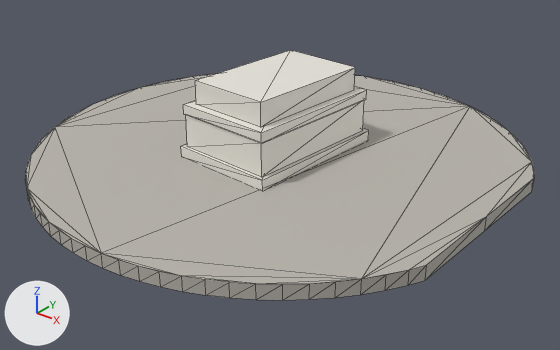
One commit to the glTF model public/landmarks/lincoln-memorial_lod1.glb: the scene before it, then after it.
The view is the same before and after, from a camera (50 mm lens) standing at (-533.8, 1415.3, 139.9) and looking at (-706.7, 1631.5, 5.9). Arrows for +X, +Y and +Z are at lower left; the lights stay in place. The first picture is the older version. Mesh edges are drawn as thin lines.

Objects in the first picture: 'lincoln-memorial_lod1_granite', 'lincoln-memorial_lod1_marble'.
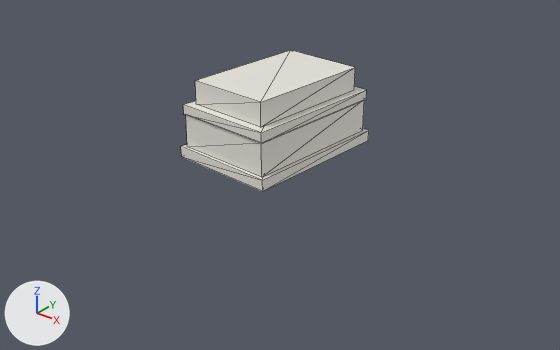
Boxes (x1, y1, x2, y2) around the edits, measured in the pictures (560 x 350 px):
'lincoln-memorial_lod1_granite', deleted
    before: (25, 74, 535, 300)

The change in detail:
Object 'lincoln-memorial_lod1_granite' (ob_lincoln_memorial_lod1_granite) is deleted.
